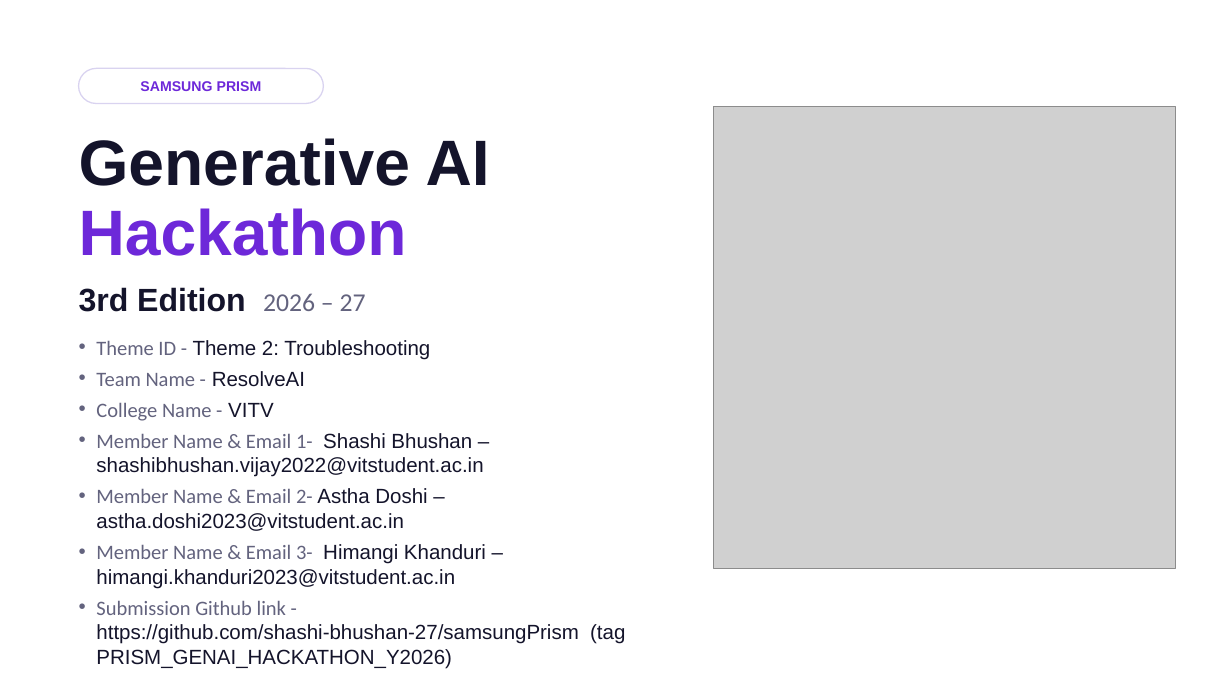
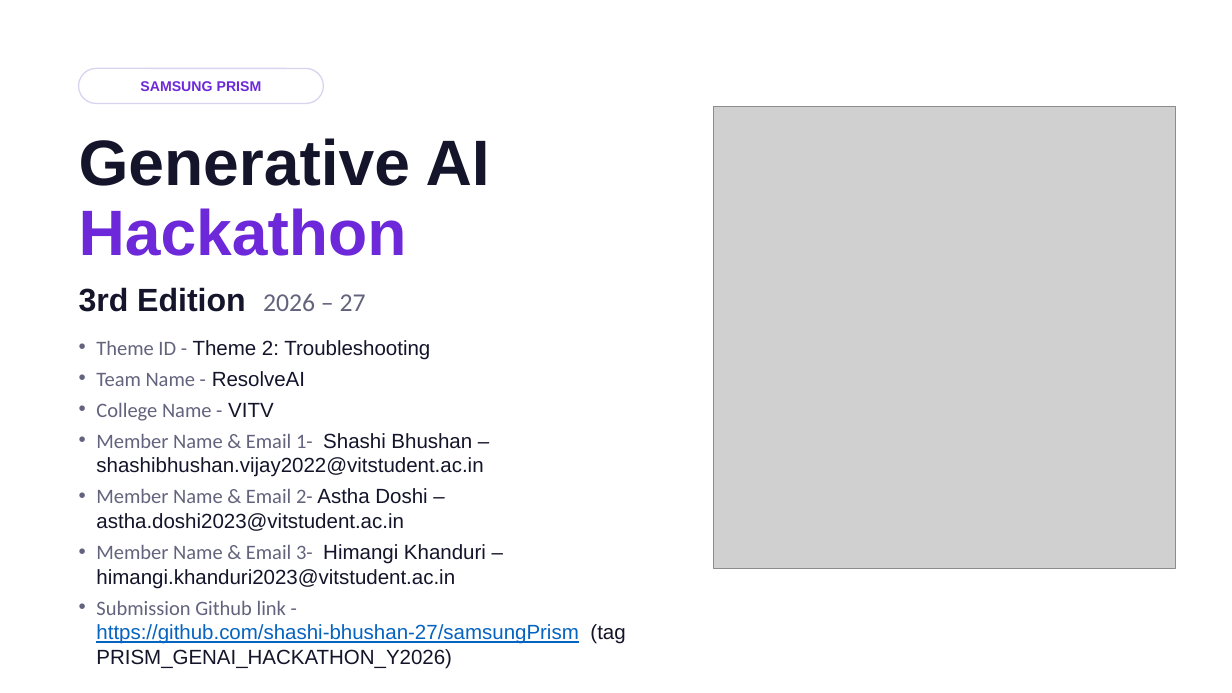
Before and after one commit to shashi-bhushan-27/samsungPrism, a slide deck: slide 1 of docs/VITV_ResolveAI_Submission.pptx. Drawn at 1232x693 pixels with LibreOffice and Linux fonts; fonts in the diff are those of the drawing; grey boxes stand for pictures. Boxes give left, top, right and bottom in pixels: in the first picture for what was removed or moved away, otherwise in the second. Text is boxed around its words. In the diff, an @@ line names an element or a change of style, - is before the commit and + after.

```diff
--- a/docs/VITV_ResolveAI_Submission.pptx
+++ b/docs/VITV_ResolveAI_Submission.pptx
@@ text at (x1=96, y1=601, x2=625, y2=669): text colour #14142B to #0563C1, underline on in "https://github.com/shashi-bhushan-27/samsungPrism" @@
```
Also in this commit, not shown: 2 other slides changed, 3 other files.
